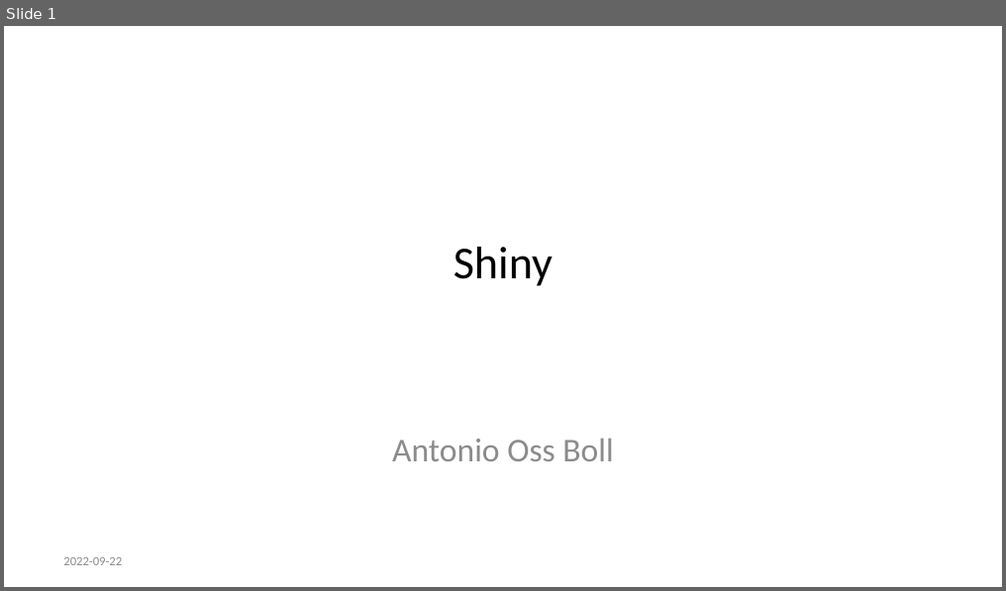
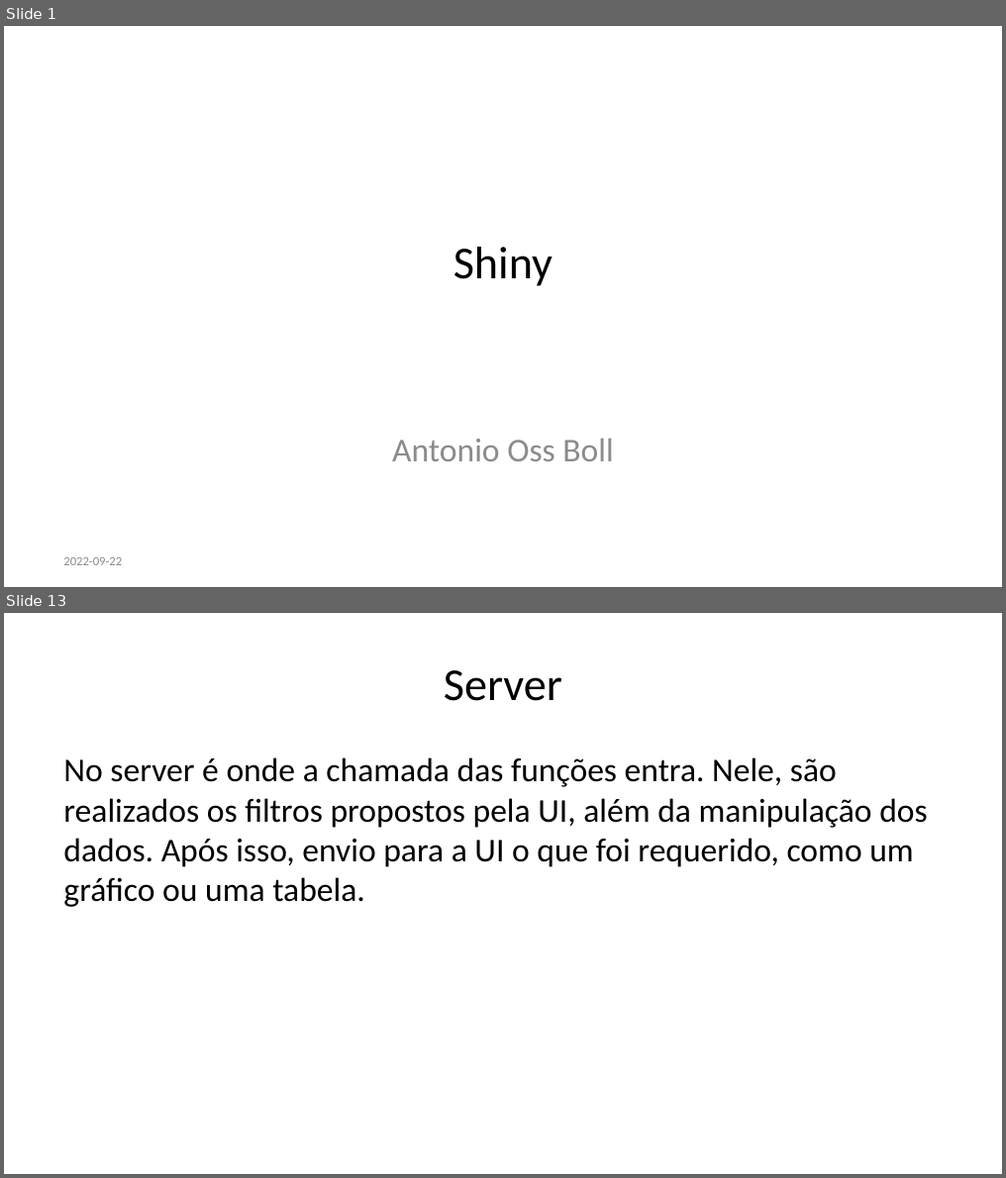
Before and after one commit to AntonioBoll/ApresentacaoShiny, a slide deck: apresentacao.pptx. Shown one above the other, each under a label of ours: slide 1 before the commit, slides 1 and 13 after it; the slides between them are not shown. The pictures are 1006x591 and 1006x1178 pixels, drawn with LibreOffice and Linux fonts; fonts in the diff are those of the drawing. Boxes give left, top, right and bottom in pixels: in the first picture for what was removed or moved away, otherwise in the second. Text is boxed around its words. In the diff, an @@ line names an element or a change of style, - is before the commit and + after.

```diff
--- a/apresentacao.pptx
+++ b/apresentacao.pptx
@@ slide 13 added at box(4, 613, 1002, 1174), background #FFFFFF @@
@@ title added at box(444, 670, 562, 701), 33 pt, text #000000 @@
+Server
@@ text added at box(63, 758, 928, 907), 24 pt, text #000000 @@
+No server é onde a chamada das funções entra. Nele, são realizados os filtros propostos pela UI, além da manipulação dos dados. Após isso, envio para a UI o que foi requerido, como um gráfico ou uma tabela.
```
Also in this commit, not shown: 1 slide changed, 18 other slides added, 3 slides removed, 1 other file.
